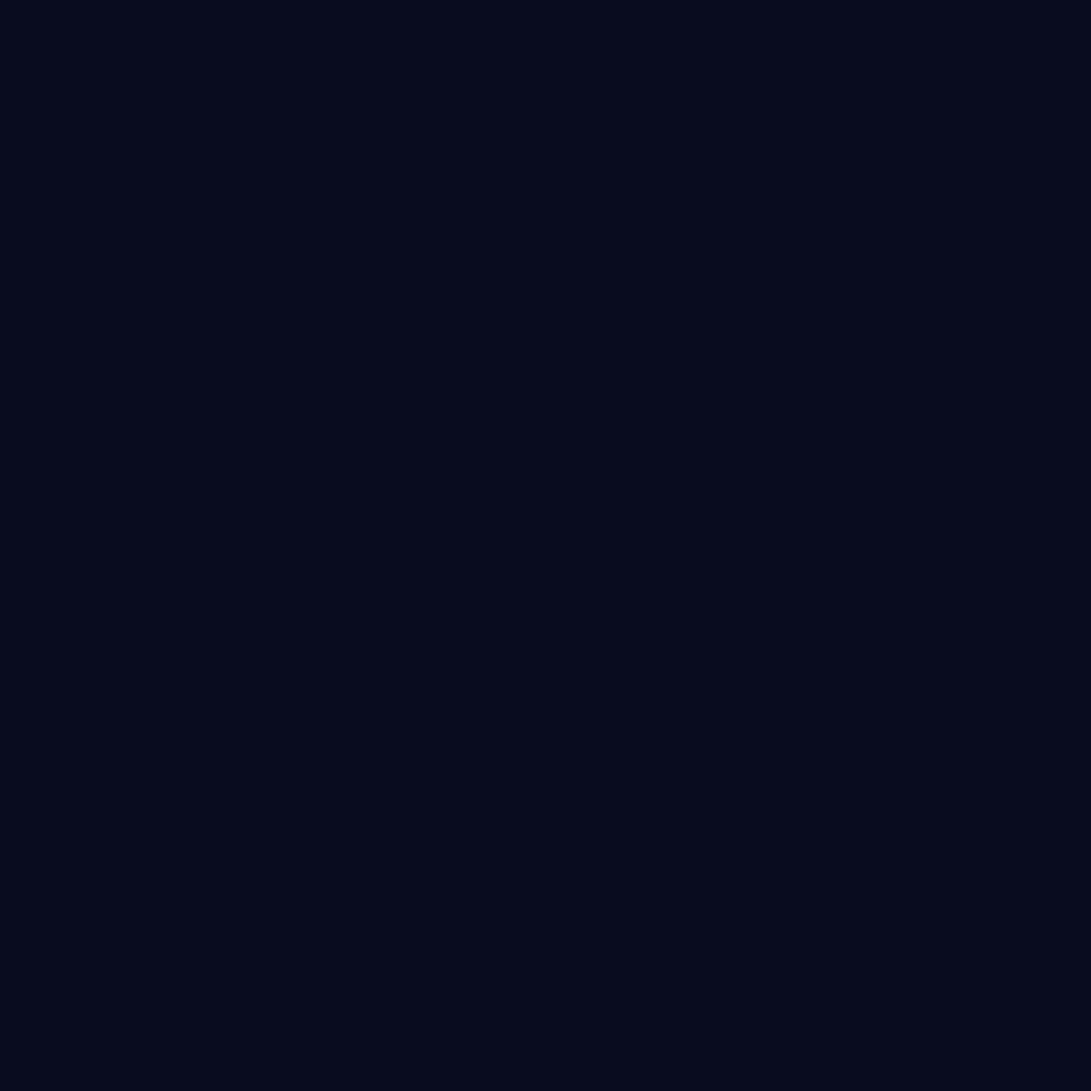
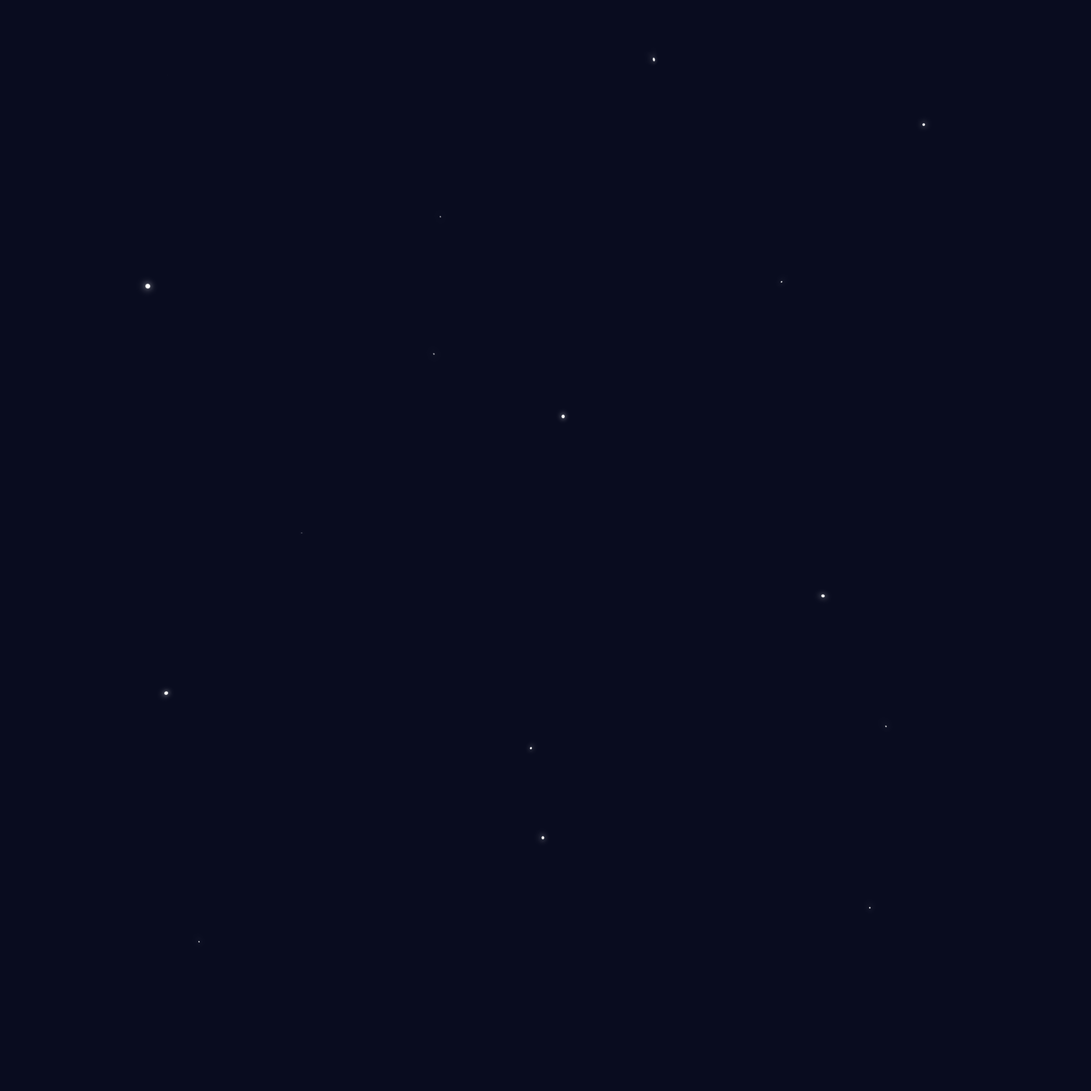
Layered file, before and after one edit (1091px x 1091px). Changes by layer:
added layer "Layer 2 copy 3" above "Layer 2 copy" over [138,50,932,946]
added layer "Layer 2 copy" above "Layer 2" over [138,50,932,946]
added layer "Layer 2" above "Layer 1" over [140,50,929,939]
